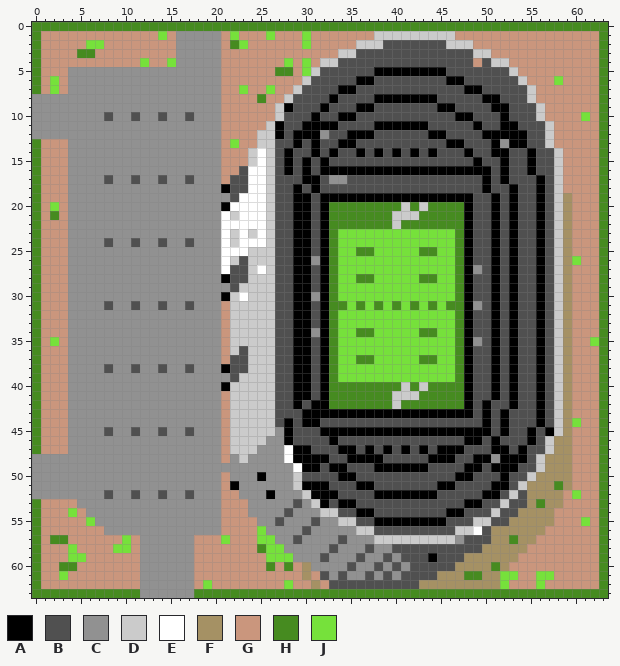
One commit to this pixel-art sprite: trunk/laszlo/micropolis/resources/images/tool_stadium.png. The picture above is the old version.
The file is 64x64 pixels. Colours within 5 levels of each other are drawn and written as one.
Palette (. is transparent): A #000000  B #505050  C #919191  D #cbcbcb  E #ffffff  F #a59164  G #ca967d  H #468b20  J #76e13b
The result:
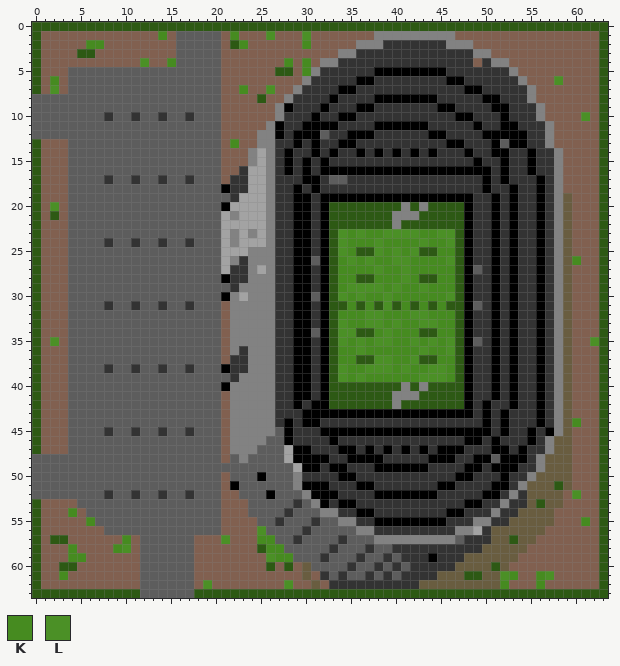
Colours new in this view: K #468b20  L #4b9026
The author wrote: adjusted statium icon brightness
Diff:
colour B: #505050 -> #333333
colour C: #919191 -> #5d5d5d
colour D: #cbcbcb -> #828282
colour E: #ffffff -> #a3a3a3
colour F: #a59164 -> #695d40
colour G: #ca967d -> #816050
colour H: #468b20 -> #2d5914
Changed rows in their new state; - is a pixel that keeps its letter.
first column x 2:
 1 ------------K-------K---L---L-------------------------------
 2 ----KK---------------K------K-------------------------------
 4 ----------L--K------------K-K-------------------------------
 5 ----------------------------K-------------------------------
 6 K-------------------------------------------------------L---
 7 L--------------------K--L-----------------------------------
10 -----------------------------------------------------------L
13 --------------------K---------------------------------------
first column x 2:
20 L------------------------------------------------------------
23 --------------------------------LKLKKLLLLKKLL----------------
24 --------------------------------LKKKLKKKKLKKL----------------
25 --------------------------------LK--LKLKL--KK----------------
26 --------------------------------KLKLKKLLKKKKL-------------K--
27 --------------------------------KKKKLKKLKKKKK----------------
28 --------------------------------KK--KKKLK--KK----------------
29 --------------------------------KLLLLKLKKLKKK----------------
30 --------------------------------LKLKKLKKKKKKL----------------
31 ---------------------------------K-K-L-K-K-K-----------------
32 --------------------------------KKKLLKKKLLKKK----------------
33 --------------------------------LKKLLKLKKLLKK----------------
34 --------------------------------LL--KLKKK--KK----------------
35 L-------------------------------LKLKLLKKLKLKL---------------L
36 --------------------------------KKLKKKKKKLKKL----------------
37 --------------------------------KK--LLKKL--KK----------------
38 --------------------------------LKKLLLKLKKLLK----------------
39 --------------------------------LKLKKKKKKLLLK----------------
first column x 60:
44 K
first column x 3:
52 ---------------------------------------------------------L-
54 -K---------------------------------------------------------
55 ---K------------------------------------------------------K
56 ----------------------L------------------------------------
57 -------K----------L---KK-----------------------------------
58 -K----KL---------------KK----------------------------------
59 -KK--------------------LKK---------------------------------
61 K------------------------------------------------LK--KL----
62 ----------------L--------L-----------------------K---K-----
